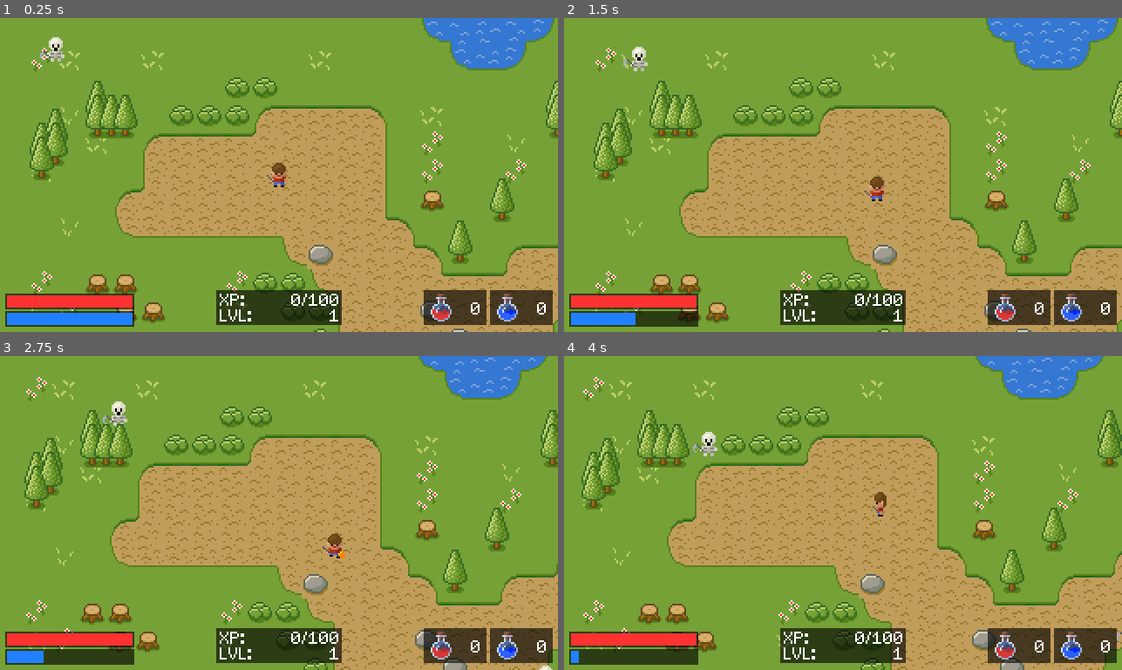
Above: before the commit, frames 1-4 (two rows, left to right).
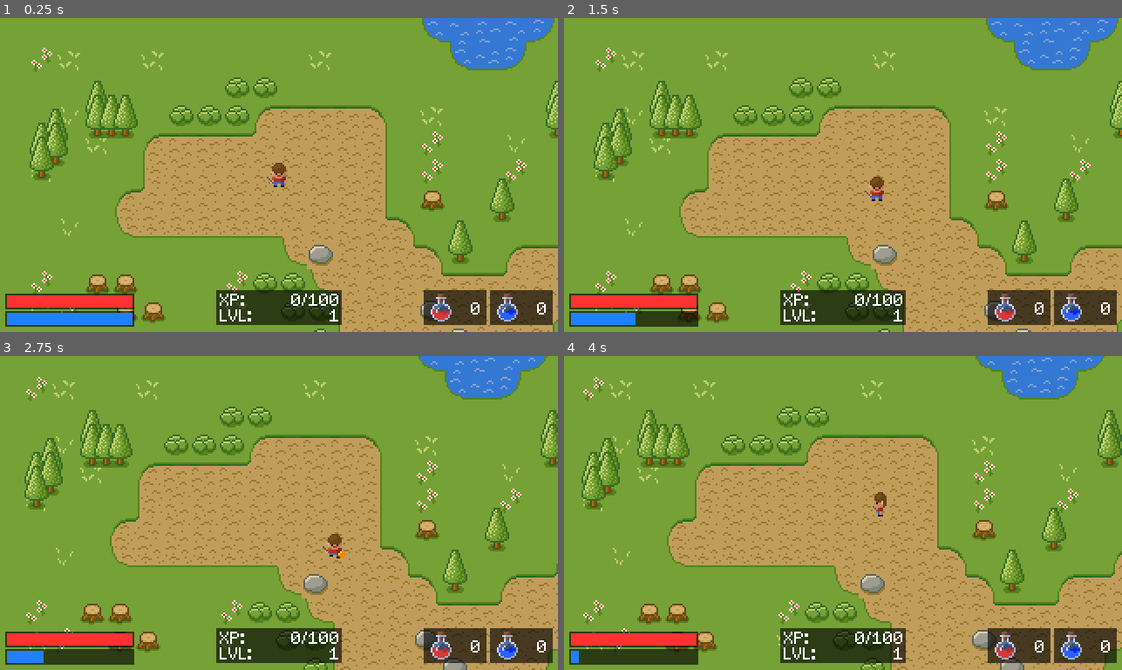
Above: after the commit, the same moments.

Repository: xvcrimsajadevx/Godot-Projects
Game: Godot game, scene res://Scenes/Main.tscn
Same seed, same stepped clock (60 frames per second), same inputs: the game is played once before the commit and once after it.
Inputs:
- Up to frame 1 (0.25 s): no input
- Up to frame 2 (1.5 s): tap Enter at 0.5 s; hold Right (ui_right) 0.53-1.28 s; hold Space (attack) 0.53-1.28 s; tap M (fireball) at 0.8, 1.35 s; hold Down (ui_down) from 1.28 s (still down)
- Up to frame 3 (2.75 s): tap Space (attack) at 1.55 s; release Down (ui_down) at 2.03 s; hold Right (ui_right) from 2.03 s (still down); hold Space (attack) from 2.03 s (still down); tap M (fireball) at 2.3 s
- Up to frame 4 (4 s): release Right (ui_right) at 2.78 s; release Space (attack) at 2.78 s; hold Up (ui_up) 2.78-3.53 s; tap M (fireball) at 2.85, 3.8 s; tap Space (attack) at 3.05 s; hold Left (ui_left) from 3.53 s (still down); hold Space (attack) from 3.53 s (still down)

The runs differ from the first frame. In frame 1, 0.2% of the frame differs, in the area x 7-52%, y 6-53%; in frame 2, 0.2%; in frame 3, 0.2%, in the area x 18-100%, y 14-100%; in frame 4, 0.2%.

Commit message:
SimpleRPG - Animate skeleton movements, start of spawner

Diff:
--- a/SimpleRPG/Entities/Skeleton/Skeleton.gd
+++ b/SimpleRPG/Entities/Skeleton/Skeleton.gd
@@ -6,11 +6,14 @@
 # Random number generator
 var rng = RandomNumberGenerator.new()
 
-#Movement variables
+# Movement variables
 export var speed = 25
 var direction : Vector2
 var last_direction = Vector2(0, 1)
 var bounce_countdown = 0
+
+# Animation variables
+var other_animation_playing = false
 
 # Called when the node enters the scene tree for the first time.
 func _ready():
@@ -47,3 +50,35 @@
 	if collision != null and collision.collider.name != "Player":
 		direction = direction.rotated(rng.randf_range(PI/4, PI/2))
 		bounce_countdown = rng.randi_range(2, 5)
+
+	# Animate skeletion based on direction
+	if not other_animation_playing:
+		animates_monster(direction)
+
+func get_animation_direction(direction: Vector2):
+	var norm_direction = direction.normalized()
+	if norm_direction.y >= 0.707:
+		return "down"
+	elif norm_direction.y <= -0.707:
+		return "up"
+	elif norm_direction.x <= -0.707:
+		return "left"
+	elif norm_direction.x >= 0.707:
+		return "right"
+	else:
+		return "down"
+
+func animates_monster(direction: Vector2):
+	if direction != Vector2.ZERO:
+		# Gradually update last_direction to counteract bounce of analog stick
+		last_direction = direction
+
+		# Choose walk animation based on movement direction
+		var animation = get_animation_direction(last_direction) + "_walk"
+
+		# Play walk animation
+		$AnimatedSprite.play(animation)
+	else:
+		# Choose idle animation based on movement direction
+		var animation = get_animation_direction(last_direction) + "_idle"
+		$AnimatedSprite.play(animation)
--- a/SimpleRPG/Entities/Skeleton/Skeleton.tscn
+++ b/SimpleRPG/Entities/Skeleton/Skeleton.tscn
@@ -122,6 +122,5 @@
 
 [node name="Timer" type="Timer" parent="."]
 wait_time = 0.25
-autostart = true
 
 [connection signal="timeout" from="Timer" to="." method="_on_Timer_timeout"]
--- /dev/null
+++ b/SimpleRPG/Entities/SkeletonSpawner/SkeletonSpawner.tscn
@@ -0,0 +1,6 @@
+[gd_scene format=2]
+
+[node name="SkeletonSpawner" type="Node2D"]
+
+[node name="Timer" type="Timer" parent="."]
+autostart = true
--- a/SimpleRPG/Scenes/Main.tscn
+++ b/SimpleRPG/Scenes/Main.tscn
@@ -38,7 +38,6 @@
 [ext_resource path="res://GUI/ManaBar.gd" type="Script" id=36]
 [ext_resource path="res://Fonts/Font.tres" type="DynamicFont" id=37]
 [ext_resource path="res://GUI/potions.png" type="Texture" id=38]
-[ext_resource path="res://Entities/Skeleton/Skeleton.tscn" type="PackedScene" id=39]
 
 [sub_resource type="SpriteFrames" id=2]
 animations = [ {
@@ -139,7 +138,6 @@
 [node name="Sprite" type="AnimatedSprite" parent="Player"]
 frames = SubResource( 2 )
 animation = "down_idle"
-frame = 1
 playing = true
 
 [node name="CollisionShape2D" type="CollisionShape2D" parent="Player"]
@@ -281,18 +279,6 @@
 text = "0"
 align = 2
 
-[node name="Skeleton" parent="." instance=ExtResource( 39 )]
-position = Vector2( 295, 194 )
-
-[node name="Skeleton2" parent="." instance=ExtResource( 39 )]
-position = Vector2( 32, 18 )
-
-[node name="Skeleton3" parent="." instance=ExtResource( 39 )]
-position = Vector2( 104, 215 )
-
-[node name="Skeleton4" parent="." instance=ExtResource( 39 )]
-position = Vector2( 384, 38 )
-
 [connection signal="player_stats_changed" from="Player" to="CanvasLayer/Heath" method="_on_Player_player_stats_changed"]
 [connection signal="player_stats_changed" from="Player" to="CanvasLayer/Mana" method="_on_Player_player_stats_changed"]
 [connection signal="animation_finished" from="Player/Sprite" to="Player" method="_on_Sprite_animation_finished"]
Not shown: 1 places in SimpleRPG/Scenes/Main.tscn that only renumber resources
